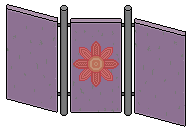
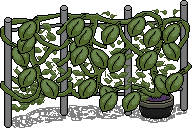
Revision of a layered 192 x 128 image; what changed, layer by layer:
hid "Visible" over (x1=6, y1=4, x2=186, y2=127)
added layer "leaf copy" above "stem copy" over (x1=10, y1=13, x2=185, y2=113)
added layer "stem copy" above "fine leaves" over (x1=0, y1=11, x2=192, y2=103)
added layer "fine leaves" above "pole copy" over (x1=12, y1=9, x2=185, y2=112)
added layer "pole copy" above "pot.png copy" over (x1=4, y1=0, x2=188, y2=128)
added layer "pot.png copy" above "shadow" over (x1=137, y1=91, x2=175, y2=119)
added layer "shadow" (50%) above "pole" over (x1=10, y1=104, x2=188, y2=128)
